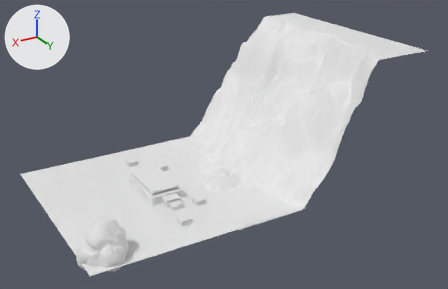
One commit to the glTF model static/assets/envModels.glb: the scene before it, then after it.
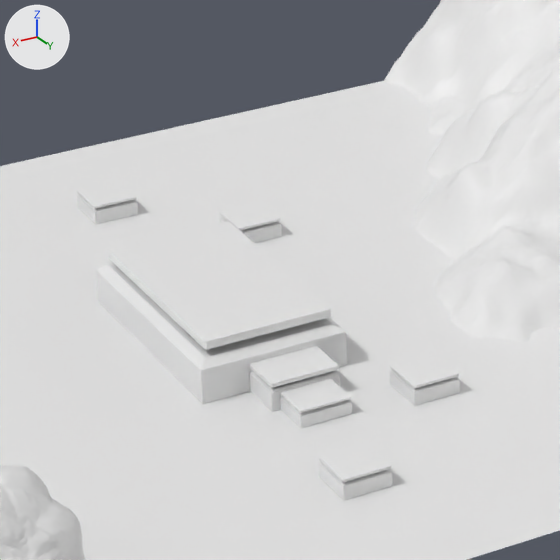
Each version appears first whole from a 50 mm lens placed at (10.7, 24.14, 12.01), pointed at (-3.43, 0.6, 0.24), and next in a close-up on the part from 24% to 51% of the width and 41% to 83% of the height. The axes (+X, +Y, +Z) are drawn at upper left. The lights are the same throughout. Where no turn or scale is listed for an object, it has been applied to the vertices.

The first close-up shows 'Landscape.005', 'Plane', 'marche_pied', 'marche_pied.001', 'marche_pied.002', 'marche_pied.003', 'marche_pied.004', 'marche_pied.005', 'rock', 'socle_toilette'.
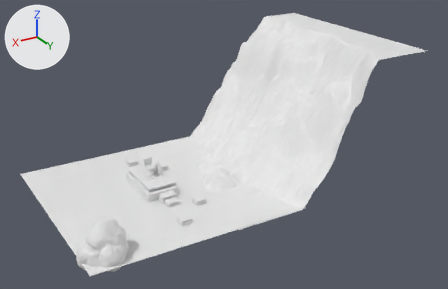
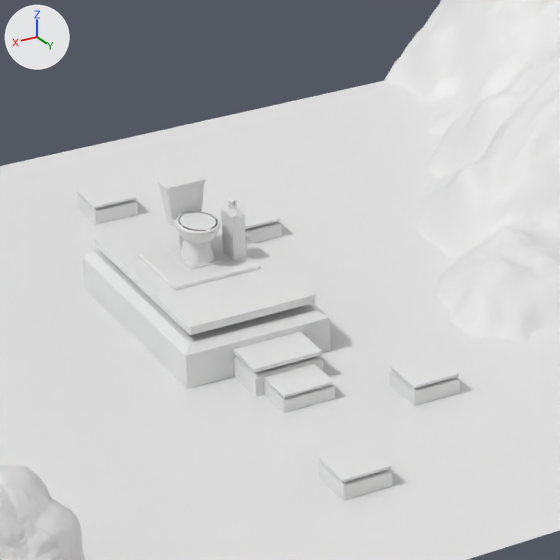
Location of each change, [x1, y1, x2, y2] in pixels of the close-ups (560 x 560 px):
'socle_toilette', moved
    before: [96, 222, 347, 404]
    after: [82, 209, 331, 389]
'toilette', added
    after: [138, 170, 260, 290]
'marche_pied.004', moved
    before: [249, 346, 340, 412]
    after: [233, 332, 323, 397]
'marche_pied.005', moved
    before: [280, 379, 352, 428]
    after: [264, 364, 335, 413]
'papier_toilette', added
    after: [221, 197, 246, 260]

The change, as a diff of the scene's bpy script:
```diff
--- a/static/assets/envModels.glb.py
+++ b/static/assets/envModels.glb.py
@@ me_cube_005 @@
+me_cube_005.from_pydata(...)  # 8418 vertices, 17048 faces; spans x -0.474..0.474, y -0.123..0.799, z -0.536..0.279
@@ me_circle_002 @@
+me_circle_002.from_pydata(...)  # 296 vertices, 576 faces; spans x -0.067..0.073, y -0.131..0.131, z -0.6..0.026
@@ ob_socle_toilette @@
 ob_socle_toilette = bpy.data.objects.new('socle_toilette', me_cube_012)
-ob_socle_toilette.location = (0.0, 0.0, -1.56)
+ob_socle_toilette.location = (0.0, -0.36, -1.56)
@@ ob_marche_pied_004 @@
 ob_marche_pied_004 = bpy.data.objects.new('marche_pied.004', me_cube_020)
-ob_marche_pied_004.location = (-0.09, 1.4, -1.55)
+ob_marche_pied_004.location = (-0.09, 1.04, -1.55)
@@ ob_marche_pied_005 @@
 ob_marche_pied_005 = bpy.data.objects.new('marche_pied.005', me_cube_021)
-ob_marche_pied_005.location = (-0.09, 1.89, -1.55)
+ob_marche_pied_005.location = (-0.09, 1.53, -1.55)
@@ ob_toilette @@
+ob_toilette = bpy.data.objects.new('toilette', me_cube_005)
+ob_toilette.location = (0.0, -0.78, -0.45)
@@ ob_papier_toilette @@
+ob_papier_toilette = bpy.data.objects.new('papier_toilette', me_circle_002)
+ob_papier_toilette.location = (-0.37, -0.36, -0.35)
```
